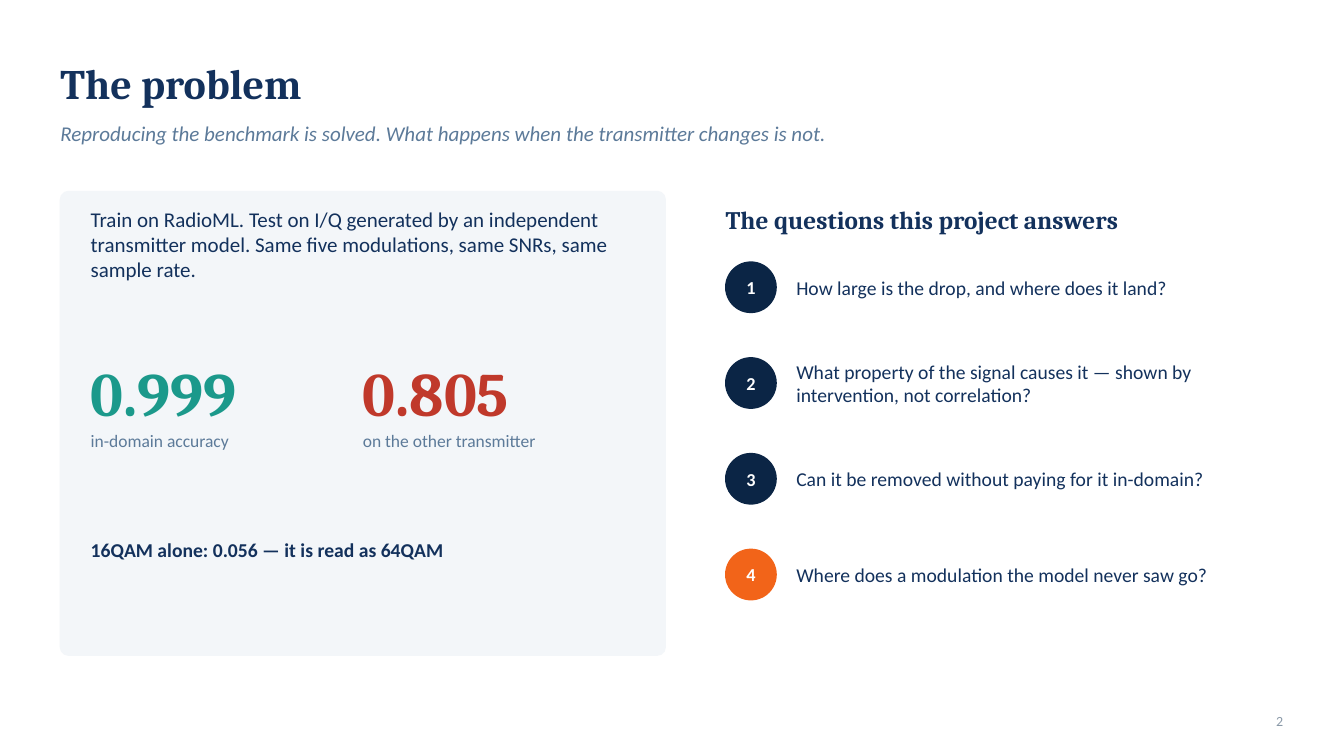
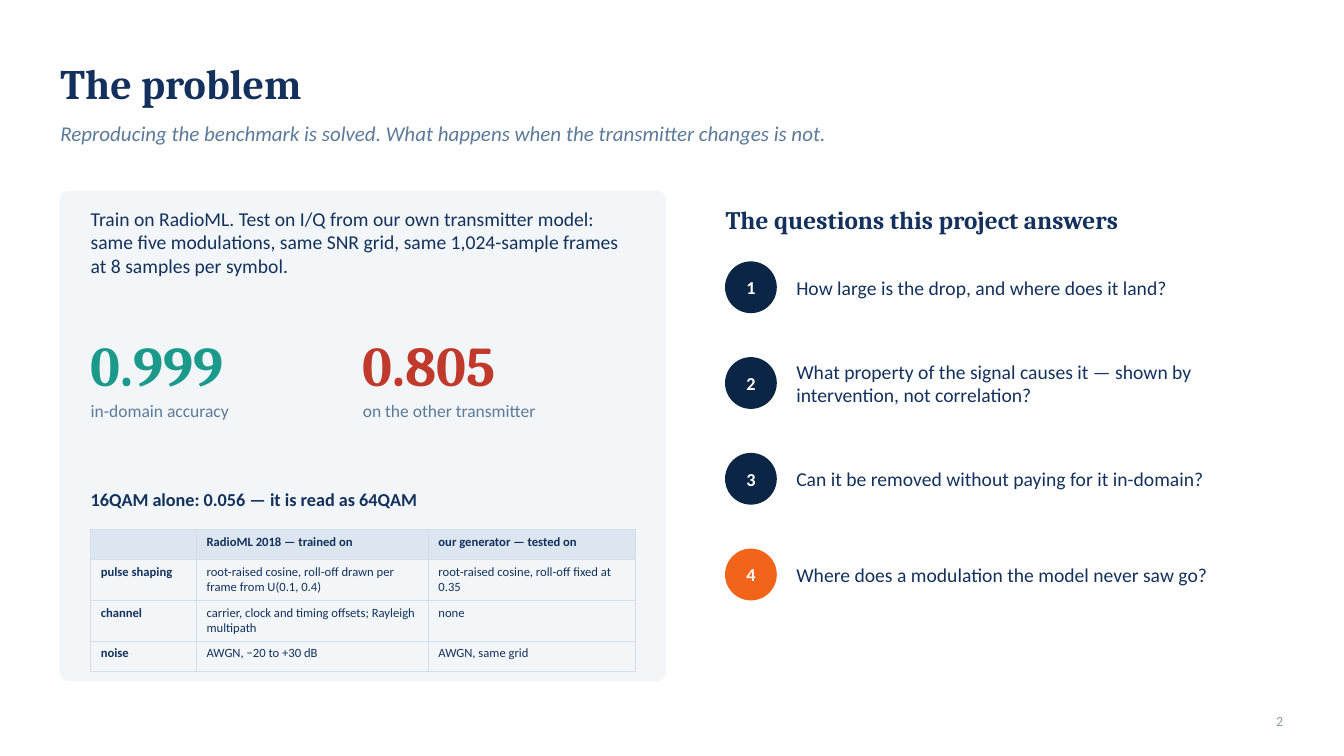
Before and after one commit to YusufBilo78/amc, a slide deck: slide 2 of deck/amc_progress.pptx. Drawn at 1344x756 pixels with LibreOffice and Linux fonts; fonts in the diff are those of the drawing. Boxes give left, top, right and bottom in pixels: in the first picture for what was removed or moved away, otherwise in the second. Text is boxed around its words. In the diff, an @@ line names an element or a change of style, - is before the commit and + after.

```diff
--- a/deck/amc_progress.pptx
+++ b/deck/amc_progress.pptx
@@ rounded rectangle: place and size @@
-rounded rectangle at box(60, 192, 665, 655)
+rounded rectangle at box(60, 192, 665, 681)
@@ rounded rectangle at box(60, 192, 665, 681): proportions changed @@
@@ text at box(91, 212, 618, 276): text changed; size 15 to 14 pt @@
-Train on RadioML. Test on I/Q generated by an independent transmitter model. Same five modulations, same SNRs, same sample rate.
+Train on RadioML. Test on I/Q from our own transmitter model: same five modulations, same SNR grid, same 1,024-sample frames at 8 samples per symbol.
@@ text "0.999" at box(91, 348, 223, 387): size 44 to 40 pt @@
@@ text "0.805" at box(363, 348, 496, 387): size 44 to 40 pt @@
@@ 4 texts: place and size @@
-4 texts at box(91, 374, 536, 450)
+4 texts at box(91, 348, 536, 420)
@@ text "16QAM alone: 0.056 — it ...": place and size @@
-text "16QAM alone: 0.056 — it ..." at box(91, 543, 443, 560)
+text "16QAM alone: 0.056 — it ..." at box(91, 493, 417, 509)
@@ text "16QAM alone: 0.056 — it ..." at box(91, 493, 417, 509): size 14 to 13 pt @@
@@ table added at box(91, 529, 635, 663), 4 rows, 3 columns @@
+ | RadioML 2018 — trained on | our generator — tested on
+pulse shaping | root-raised cosine, roll-off drawn per frame from U(0.1, 0.4) | root-raised cosine, roll-off fixed at 0.35
+channel | carrier, clock and timing offsets; Rayleigh multipath | none
+noise | AWGN, −20 to +30 dB | AWGN, same grid
```
Also in this commit, not shown: 3 other files.
